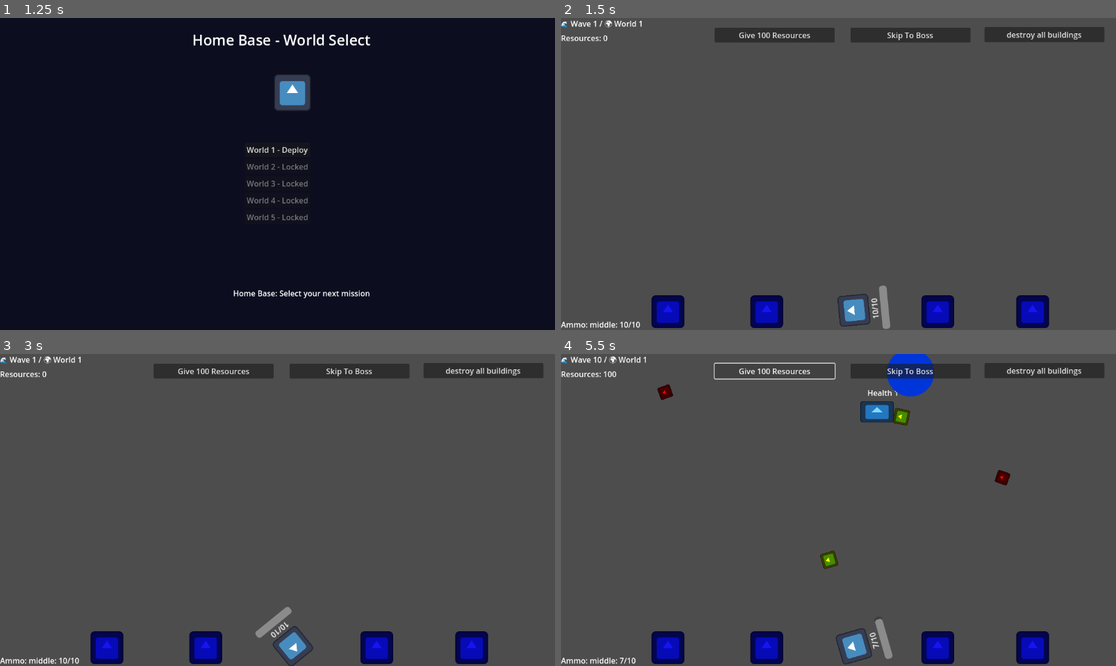
Above: before the commit, frames 1-4 (two rows, left to right).
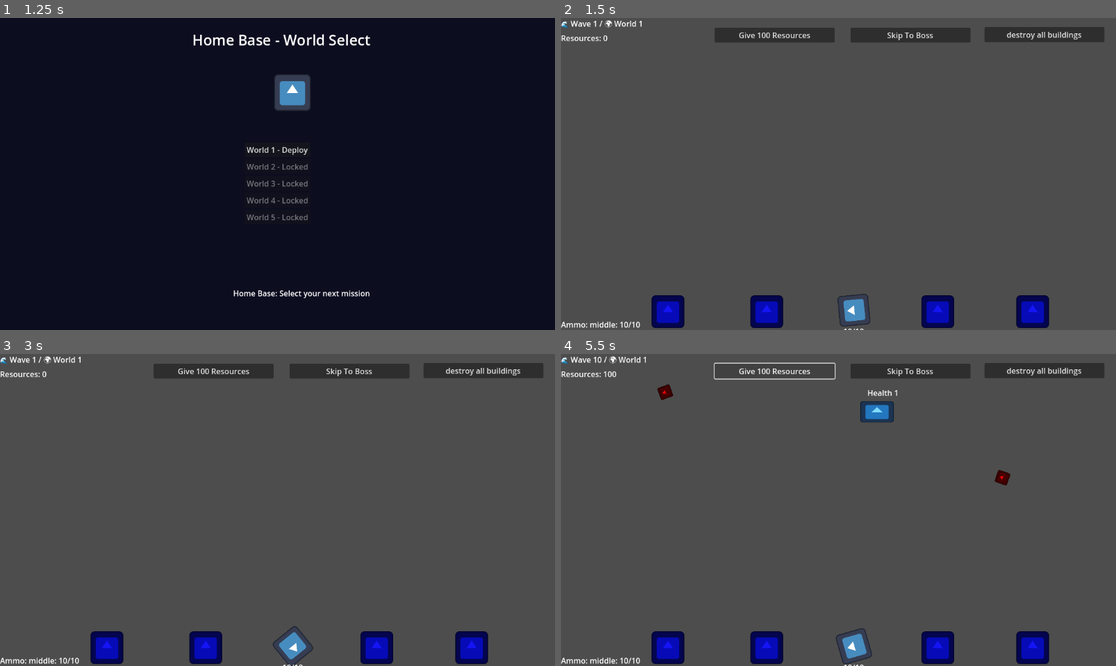
Above: after the commit, the same moments.

Repository: aceofknights/Missile-Game
Game: Godot game, scene res://Scene/MainMenu.tscn
Same seed, same stepped clock (60 frames per second), same inputs: the game is played once before the commit and once after it. The engine's default icon, where the game draws it, is replaced by a stand-in: a white triangle on a blue panel in a dark square.
Inputs:
- Up to frame 1 (1.25 s): click "Start" at 0.5 s
- Up to frame 2 (1.5 s): click "World 1 - Deploy" at 1.25 s
- Up to frame 3 (3 s): click "destroy all buildings" at 2 s; click "Continue" at 2.75 s
- Up to frame 4 (5.5 s): click "Skip To Boss" at 3.5 s; click "Skip To Boss" at 4.25 s; click "Give 100 Resources" at 5 s

Frame 1 is identical in both runs. In frame 2, 0.2% of the frame differs, in the area x 50-60%, y 85-100%; in frame 3, 0.2%; in frame 4, 1.5%, in the area x 10-68%, y 0-100%.

Commit message:
Fix crash when RepairLabel node is missing

Diff:
--- a/Scene/Main.tscn
+++ b/Scene/Main.tscn
@@ -64,13 +64,6 @@
 offset_bottom = 51.0
 text = "Give 100 Resources"
 
-[node name="RepairButton" type="Button" parent="UI"]
-offset_left = 319.0
-offset_top = 57.0
-offset_right = 568.0
-offset_bottom = 88.0
-text = "Repair Destroyed"
-
 [node name="AnnouncementLabel" type="Label" parent="UI"]
 visible = false
 offset_left = 552.0
--- a/Scene/building.tscn
+++ b/Scene/building.tscn
@@ -18,3 +18,12 @@
 
 [node name="CollisionShape2D" type="CollisionShape2D" parent="."]
 shape = SubResource("RectangleShape2D_ot00v")
+
+[node name="RepairLabel" type="Label" parent="."]
+visible = false
+offset_left = -70.0
+offset_top = -71.0
+offset_right = 70.0
+offset_bottom = -48.0
+text = "[R] Repair"
+horizontal_alignment = 1
--- a/Scene/cannon.tscn
+++ b/Scene/cannon.tscn
@@ -36,3 +36,12 @@
 max_value = 1.0
 value = 1.0
 show_percentage = false
+
+[node name="RepairLabel" type="Label" parent="."]
+visible = false
+offset_left = -77.0
+offset_top = -79.0
+offset_right = 77.0
+offset_bottom = -56.0
+text = "[R] Repair"
+horizontal_alignment = 1
--- a/Scripts/Cannon.gd
+++ b/Scripts/Cannon.gd
@@ -8,6 +8,8 @@
 var shots_in_cycle := 0
 @onready var ammo_label: Label = $AmmoLabel
 @onready var fire_rate_bar: ProgressBar = $FireRateBar
+@onready var repair_label: Label = get_node_or_null("RepairLabel") as Label
+@onready var sprite: Sprite2D = $Sprite2D
 
 
 func _ready() -> void:
@@ -16,32 +18,22 @@
 	monitoring = true
 	monitorable = true
 	connect("area_entered", Callable(self, "_on_area_entered"))
+	ammo_label.top_level = true
+	fire_rate_bar.top_level = true
+	if repair_label:
+		repair_label.top_level = true
 	_refresh_visibility_state()
+	_update_overlay_positions()
 	_update_ui()
 
 
 func _process(delta: float) -> void:
-	if not _can_operate():
-		return
-
-	look_at(get_global_mouse_position())
-
-	if cooldown > 0.0:
-		cooldown = max(0.0, cooldown - delta)
+	if _can_operate():
+		look_at(get_global_mouse_position())
+		if cooldown > 0.0:
+			cooldown = max(0.0, cooldown - delta)
+	_update_overlay_positions()
 	_update_ui()
-
-
-func _input(event):
-	if not _can_operate():
-		return
-
-	if event is InputEventMouseButton and event.button_index == MOUSE_BUTTON_LEFT and event.pressed:
-		if cooldown <= 0.0 and fire():
-			shots_in_cycle += 1
-			if shots_in_cycle >= GameManager.get_cannon_shots_per_cycle(cannon_id):
-				shots_in_cycle = 0
-				cooldown = GameManager.get_cannon_fire_rate(cannon_id, fire_rate)
-			_update_ui()
 
 
 func _can_operate() -> bool:
@@ -50,8 +42,10 @@
 
 
 func _refresh_visibility_state() -> void:
-	var active = GameManager.is_cannon_unlocked(cannon_id) and not GameManager.is_cannon_destroyed(cannon_id)
-	visible = active
+	var unlocked = GameManager.is_cannon_unlocked(cannon_id)
+	var destroyed = GameManager.is_cannon_destroyed(cannon_id)
+	var active = unlocked and not destroyed
+	visible = unlocked
 	monitorable = active
 	monitoring = active
 	var cs = get_node_or_null("CollisionShape2D")
@@ -61,8 +55,11 @@
 		ammo_label.visible = active
 	if fire_rate_bar:
 		fire_rate_bar.visible = active
-
-
+	if repair_label:
+		repair_label.visible = unlocked and destroyed and GameManager.can_use_repair_shop()
+		repair_label.text = "[R] Repair (%d)" % GameManager.get_repair_shop_cost()
+	if sprite:
+		sprite.modulate = Color(0.35, 0.35, 0.35, 1.0) if destroyed else Color(1, 1, 1, 1)
 
 
 func _update_ui() -> void:
@@ -73,13 +70,38 @@
 		fire_rate_bar.max_value = delay
 		fire_rate_bar.value = delay - min(delay, cooldown)
 
-func fire() -> bool:
+
+func _update_overlay_positions() -> void:
+	ammo_label.global_position = global_position + Vector2(-45, 32)
+	fire_rate_bar.global_position = global_position + Vector2(-45, 56)
+	if repair_label:
+		repair_label.global_position = global_position + Vector2(-70, -68)
+
+
+func can_fire() -> bool:
+	return _can_operate() and cooldown <= 0.0 and GameManager.get_cannon_current_ammo(cannon_id) > 0
+
+
+func try_fire_at(target_position: Vector2) -> bool:
+	if not can_fire():
+		return false
+	if fire(target_position):
+		shots_in_cycle += 1
+		if shots_in_cycle >= GameManager.get_cannon_shots_per_cycle(cannon_id):
+			shots_in_cycle = 0
+			cooldown = GameManager.get_cannon_fire_rate(cannon_id, fire_rate)
+		_update_ui()
+		return true
+	return false
+
+
+func fire(target_position: Vector2) -> bool:
 	if not GameManager.spend_cannon_ammo(cannon_id, 1):
 		return false
 
 	var projectile = projectile_scene.instantiate()
 	projectile.global_position = global_position
-	projectile.target = get_global_mouse_position()
+	projectile.target = target_position
 	get_tree().current_scene.add_child(projectile)
 	_update_ui()
 	return true
@@ -94,3 +116,21 @@
 func die() -> void:
 	GameManager.destroy_cannon(cannon_id)
 	_refresh_visibility_state()
+
+
+func is_destroyed() -> bool:
+	return GameManager.is_cannon_destroyed(cannon_id)
+
+
+func is_hovered(global_mouse_position: Vector2) -> bool:
+	if not GameManager.is_cannon_unlocked(cannon_id) or not is_destroyed():
+		return false
+	return global_position.distance_to(global_mouse_position) <= 70.0
+
+
+func repair() -> void:
+	GameManager.set_cannon_unlocked(cannon_id, true)
+	GameManager.set_cannon_current_ammo(cannon_id, GameManager.get_cannon_starting_ammo(cannon_id))
+	cooldown = 0.0
+	shots_in_cycle = 0
+	_refresh_visibility_state()
--- a/Scripts/Main.gd
+++ b/Scripts/Main.gd
@@ -13,10 +13,11 @@
 @onready var building6 = $Building6
 @onready var skip_to_boss = $UI/SkipToBoss
 @onready var give_resources = $UI/GiveResources
-@onready var repair_button = $UI/RepairButton
 
 var base_buildings = 4
 var extra_buildings = 0
+var next_cannon_index := 0
+
 
 func get_building_count():
 	return base_buildings + GameManager.get_extra_buildings()
@@ -33,7 +34,6 @@
 		"UI/ResourceLabel": "Label",
 		"UI/WaveLabel": "Label",
 		"UI/DestroyAllButton": "Button",
-		"UI/RepairButton": "Button",
 		"PauseMenu": "CanvasLayer"
 	})
 
@@ -46,42 +46,30 @@
 	GameManager.start_wave()
 	_apply_building_unlocks()
 	give_resources.pressed.connect(_give_resource)
-	repair_button.pressed.connect(_repair_destroyed_defense)
-	_update_repair_button()
 
 
 func _give_resource():
 	GameManager.player_resources += 100
 
 
-func _update_repair_button() -> void:
-	if not GameManager.can_use_repair_shop():
-		repair_button.visible = false
-		return
-	repair_button.visible = true
-	repair_button.text = "Repair Destroyed (%d)" % GameManager.get_repair_shop_cost()
+func _get_ordered_cannons() -> Array:
+	return [middle_cannon, left_cannon, right_cannon]
 
 
-func _repair_destroyed_defense() -> void:
-	if not GameManager.can_use_repair_shop():
+func _fire_alternating_cannon(target_position: Vector2) -> void:
+	var cannons = _get_ordered_cannons()
+	var cannon_count = cannons.size()
+	if cannon_count == 0:
 		return
-	var cost = GameManager.get_repair_shop_cost()
-	if GameManager.player_resources < cost:
-		return
-	var repaired = false
-	for cannon_id in GameManager.CANNON_IDS:
-		if GameManager.is_cannon_unlocked(cannon_id) and GameManager.is_cannon_destroyed(cannon_id):
-			GameManager.player_resources -= cost
-			GameManager.set_cannon_unlocked(cannon_id, true)
-			GameManager.set_cannon_current_ammo(cannon_id, GameManager.get_cannon_starting_ammo(cannon_id))
-			repaired = true
-			break
-	if repaired:
-		return
-	var buildings = get_tree().get_nodes_in_group("building")
-	if buildings.size() < get_building_count():
-		GameManager.player_resources -= cost
-		get_tree().reload_current_scene()
+
+	for offset in range(cannon_count):
+		var idx = (next_cannon_index + offset) % cannon_count
+		var cannon = cannons[idx]
+		if cannon == null:
+			continue
+		if cannon.try_fire_at(target_position):
+			next_cannon_index = (idx + 1) % cannon_count
+			return
 
 
 func _skip_to_boss():
@@ -129,8 +117,8 @@
 
 	var buildings = get_tree().get_nodes_in_group("building")
 	for b in buildings:
-		if b:
-			b.queue_free()
+		if b and b.has_method("die"):
+			b.die()
 	print("🔧 All buildings destroyed (debug)")
 
 
@@ -139,12 +127,46 @@
 	AmmoLabel.text = "Ammo: %s" % GameManager.get_total_ammo_status()
 	wave_label.text = "🌊 Wave %d / 🌍 World %d" % [GameManager.current_wave, GameManager.current_world]
 	ResourceLabel.text = "Resources: %d" % GameManager.player_resources
-	_update_repair_button()
 
-	var buildings = get_tree().get_nodes_in_group("building")
-	if buildings.size() == 0:
+	if _count_surviving_buildings() == 0:
 		print("🏚️ All buildings destroyed — returning to upgrade screen")
 		GameManager.player_died()
+
+
+func _count_surviving_buildings() -> int:
+	var total := 0
+	for b in get_tree().get_nodes_in_group("building"):
+		if b and b.has_method("is_destroyed") and not b.is_destroyed():
+			total += 1
+	return total
+
+
+func _find_hovered_destroyed_defense() -> Node:
+	var mouse_pos = get_global_mouse_position()
+
+	for cannon in _get_ordered_cannons():
+		if cannon and cannon.has_method("is_hovered") and cannon.is_hovered(mouse_pos):
+			return cannon
+
+	for b in get_tree().get_nodes_in_group("building"):
+		if b and b.has_method("is_hovered") and b.is_hovered(mouse_pos):
+			return b
+
+	return null
+
+
+func _attempt_repair_hovered_defense() -> void:
+	if not GameManager.can_use_repair_shop():
+		return
+	var target = _find_hovered_destroyed_defense()
+	if target == null:
+		return
+	var cost = GameManager.get_repair_shop_cost()
+	if GameManager.player_resources < cost:
+		return
+	if target.has_method("repair"):
+		GameManager.player_resources -= cost
+		target.repair()
 
 
 func _unhandled_input(event):
@@ -153,6 +175,14 @@
 			pause_menu.hide_pause_menu()
 		else:
 			pause_menu.show_pause_menu()
+		return
+
+	if event is InputEventMouseButton and event.button_index == MOUSE_BUTTON_LEFT and event.pressed:
+		_fire_alternating_cannon(get_global_mouse_position())
+		return
+
+	if event is InputEventKey and event.pressed and not event.echo and event.keycode == KEY_R:
+		_attempt_repair_hovered_defense()
 
 
 func _on_wave_cleared():
--- a/Scripts/building.gd
+++ b/Scripts/building.gd
@@ -1,16 +1,64 @@
 extends Area2D
+
+var destroyed := false
+@onready var sprite: Sprite2D = $Sprite2D
+@onready var repair_label: Label = get_node_or_null("RepairLabel") as Label
+
 
 func _ready():
 	connect("area_entered", Callable(self, "_on_area_entered"))
 	add_to_group("building")
 	add_to_group("defense_target")
+	if repair_label:
+		repair_label.top_level = true
+	_update_visual_state()
+
+
+func _process(_delta: float) -> void:
+	if not repair_label:
+		return
+	repair_label.global_position = global_position + Vector2(-70, -64)
+	repair_label.visible = destroyed and GameManager.can_use_repair_shop()
+	if repair_label.visible:
+		repair_label.text = "[R] Repair (%d)" % GameManager.get_repair_shop_cost()
+
 
 func _on_area_entered(area):
+	if destroyed:
+		return
 	if area.is_in_group("enemy"):
 		print("Building destroyed by Enemy")
-		area.call_deferred("die", false)  # Ask the enemy to kill itself
+		area.call_deferred("die", false)
 		die()
 
+
 func die():
+	if destroyed:
+		return
 	print("building destroyed")
-	queue_free()
+	destroyed = true
+	monitoring = false
+	monitorable = false
+	_update_visual_state()
+
+
+func _update_visual_state() -> void:
+	if sprite:
+		sprite.modulate = Color(0.25, 0.25, 0.25, 1.0) if destroyed else Color(0.0823529, 0.0784314, 0.960784, 1)
+
+
+func is_destroyed() -> bool:
+	return destroyed
+
+
+func is_hovered(global_mouse_position: Vector2) -> bool:
+	if not destroyed:
+		return false
+	return global_position.distance_to(global_mouse_position) <= 52.0
+
+
+func repair() -> void:
+	destroyed = false
+	monitoring = true
+	monitorable = true
+	_update_visual_state()
